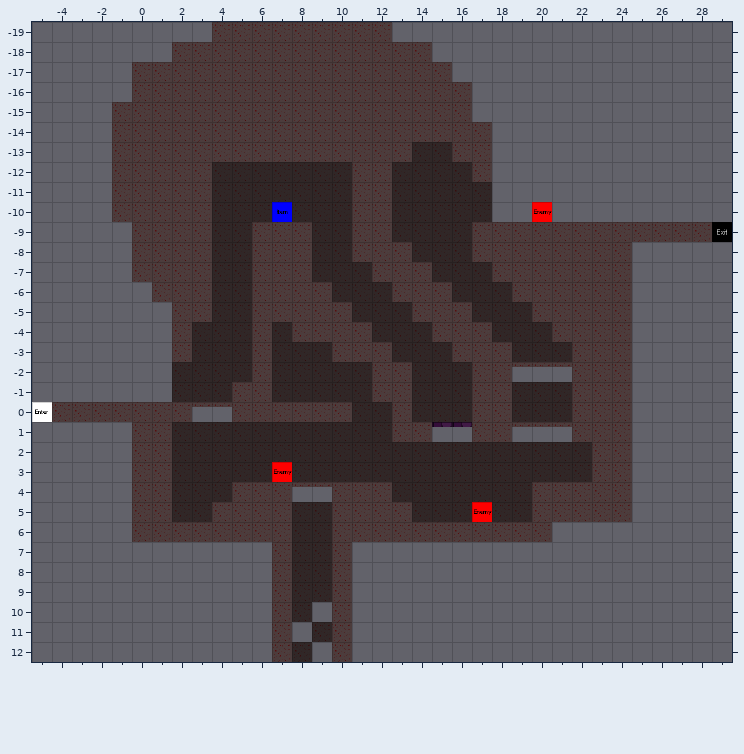
Two versions of a level (Tiled map, Tiled/Hell/1.tmx). That is the earlier state.
Cells are 32x32 px. Shown: x -5..29, y -19..12.
After:
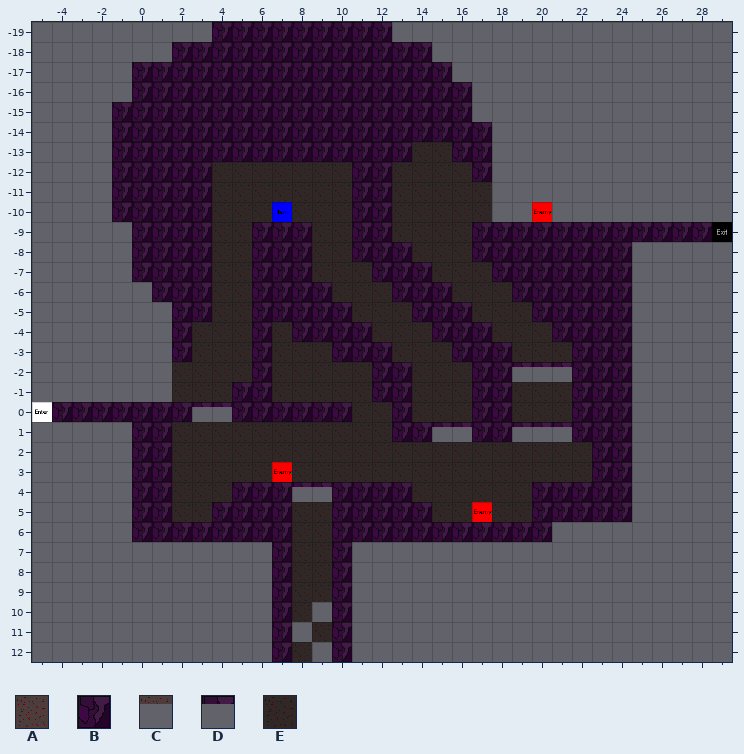
Key: from "tileset": A 5, B 6, C 10, D 11, E 15.
_ is an empty cell.
Tiles replaced or removed in this view: A, C, E.
Diff:
Changed rows in their new state; . is an unchanged cell.
Layer "Calque de Tuiles 1":
first column x -4:
-19 ........BBBBBBBBB................
-18 ......BBBBBBBBBBBBB..............
-17 ....BBBBBBBBBBBBBBBB.............
-16 ....BBBBBBBBBBBBBBBBB............
-15 ...BBBBBBBBBBBBBBBBBB............
-14 ...BBBBBBBBBBBBBBBBBBB...........
-13 ...BBBBBBBBBBBBBBB..BB...........
-12 ...BBBBB.......BB....B...........
-11 ...BBBBB.......BB................
-10 ...BBBBB.......BB................
 -9 ....BBBB..BBB..BB....BBBBBBBBBBBB
 -8 ....BBBB..BBB..BBB...BBBBBBBB....
 -7 ....BBBB..BBB...BBB...BBBBBBB....
 -6 .....BBB..BBBB...BBB...BBBBBB....
 -5 ......BB..BBBBB...BBB...BBBBB....
 -4 ......B...B.BBBB...BBB...BBBB....
 -3 ......B...B...BBB...BBB...BBB....
 -2 ..........B.....BB...BBDDDBBB....
 -1 .........BB.....BB...BB...BBB....
  0 BBBBBBBDDBBBBBB..B...BB...BBB....
  1 ....BB...........BB..BBDDDBBB....
  2 ....BB.....................BB....
  3 ....BB.....................BB....
  4 ....BB...BBBDDBBBB......BBBBB....
  5 ....BB..BBBB..BBBBB.....BBBBB....
  6 ....BBBBBBBB..BBBBBBBBBBB........
  7 ...........B..B..................
  8 ...........B..B..................
  9 ...........B..B..................
 10 ...........B..B..................
 11 ...........B..B..................
 12 ...........B..B..................
Changed places in both pictures, as pixel boxes (x1, y1, x2, y2):
changed: (52, 22, 712, 662)
